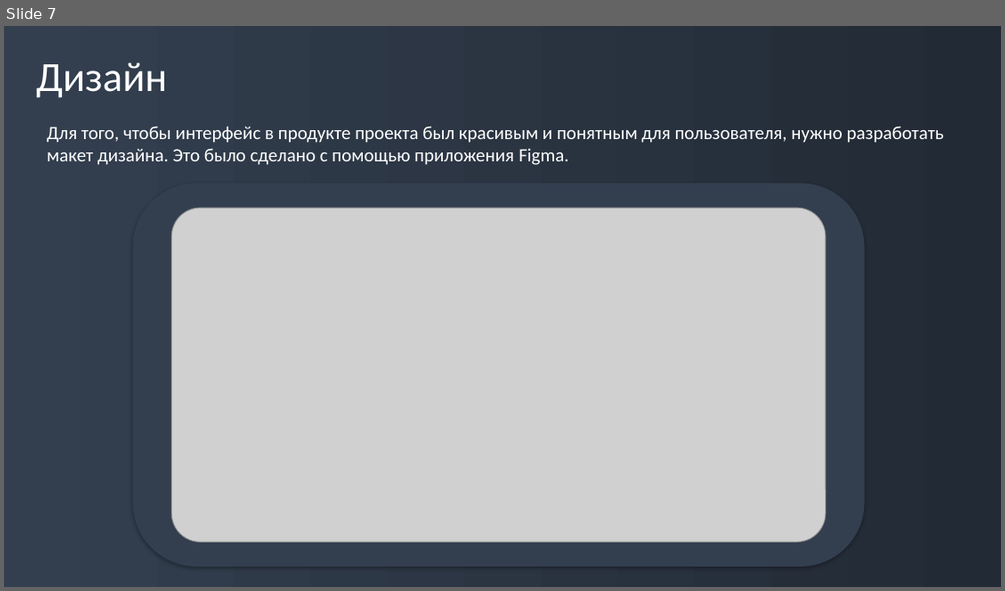
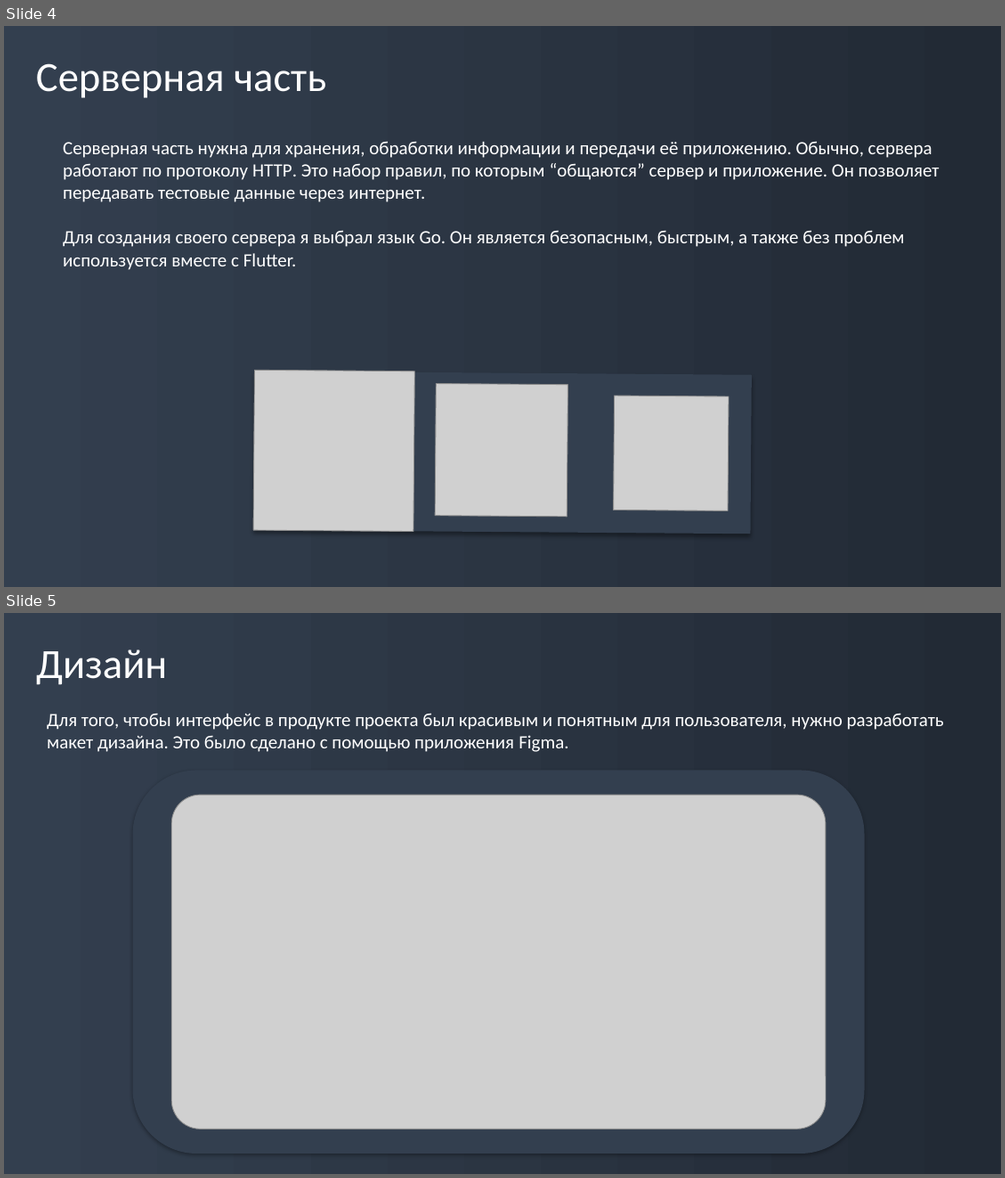
Before and after one commit to Vadimych1/Travel-Manager, a slide deck: Info/School Project/Presentation.pptx. Shown one above the other, each under a label of ours: slide 7 before the commit, slides 4 and 5 after it. The pictures are 1005x591 and 1005x1178 pixels, drawn with LibreOffice and Linux fonts; fonts in the diff are those of the drawing; grey boxes stand for pictures; background and template pictures are left out. Boxes give left, top, right and bottom in pixels: in the first picture for what was removed or moved away, otherwise in the second. Text is boxed around its words. In the diff, an @@ line names an element or a change of style, - is before the commit and + after.

```diff
--- a/Info/School Project/Presentation.pptx
+++ b/Info/School Project/Presentation.pptx
@@ slide 4 added at (4, 26, 1001, 587), background gradient #333F50 to #222A35 @@
@@ text added at (36, 63, 326, 98), 40 pt, text #FFFFFF @@
+Серверная часть
@@ text added at (63, 141, 939, 270), 18 pt, text #FFFFFF @@
+Серверная часть нужна для хранения, обработки информации и передачи её приложению. Обычно, сервера работают по протоколу HTTP. Это набор правил, по которым “общаются” сервер и приложение. Он позволяет передавать тестовые данные через интернет.
+Для создания своего сервера я выбрал язык Go. Он является безопасным, быстрым, а также без проблем используется вместе с Flutter.
@@ group added at (254, 371, 751, 532): 3 pictures, 1 rectangle @@
@@ what was slide 7 is now slide 5 @@
```
Also in this commit, not shown: 5 slides changed, 4 other slides added, 3 slides removed, 18 other files.
